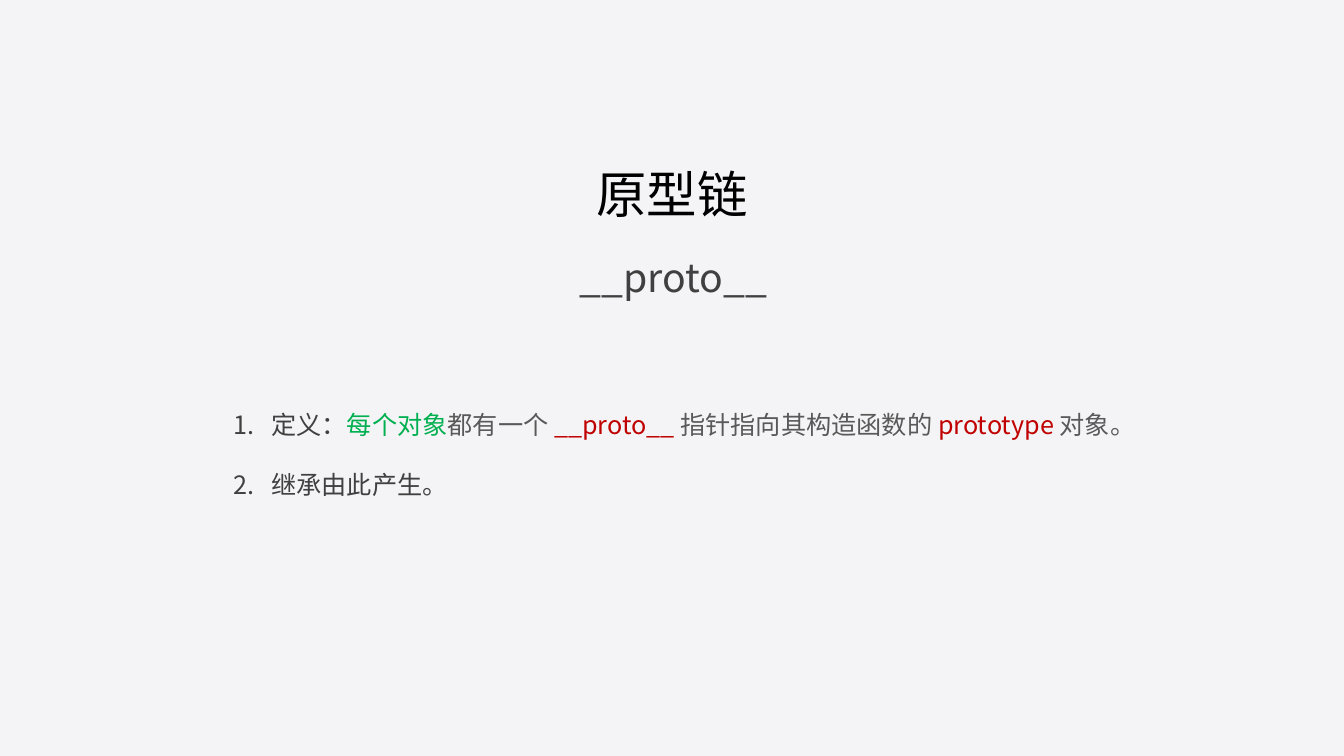
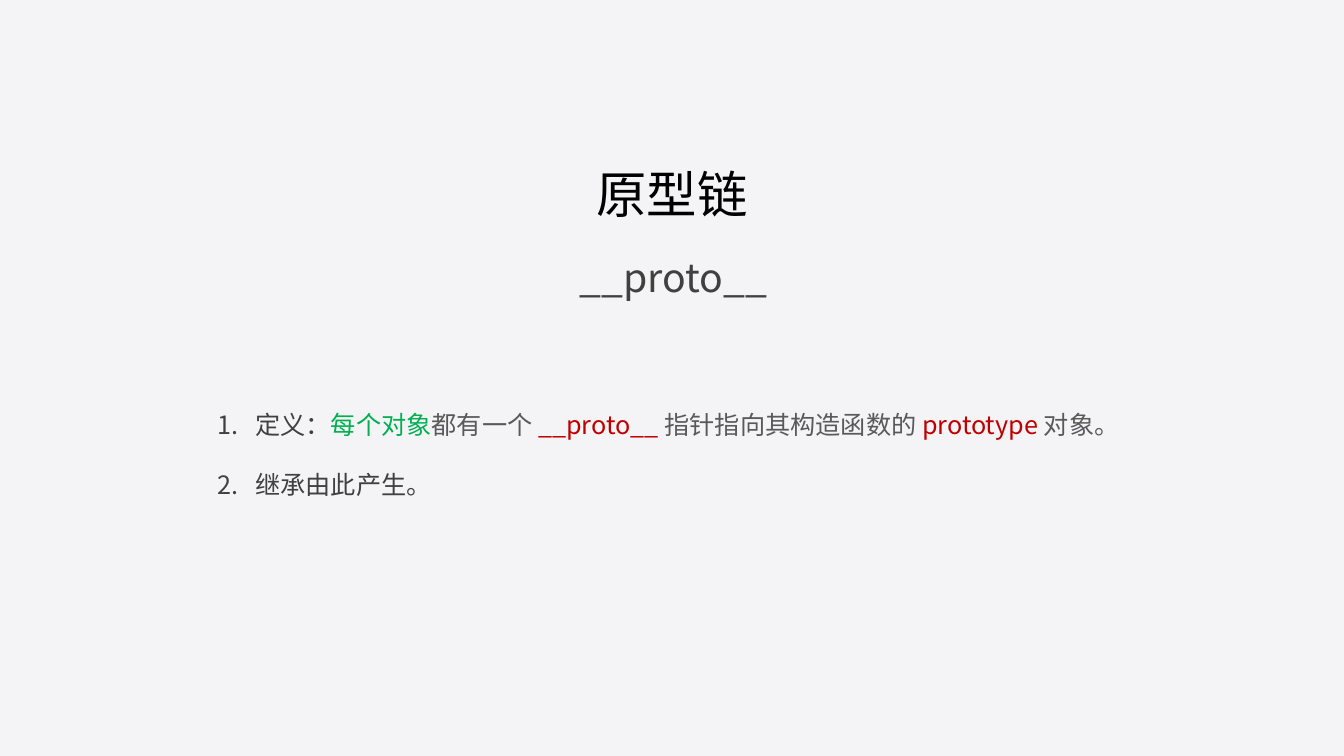
Before and after one commit to liuweiGL/share, a slide deck: slide 22 of ppt/JavaScript基础一.pptx. Drawn at 1344x756 pixels with LibreOffice and Linux fonts; fonts in the diff are those of the drawing. Boxes give left, top, right and bottom in pixels: in the first picture for what was removed or moved away, otherwise in the second. Text is boxed around its words. In the diff, an @@ line names an element or a change of style, - is before the commit and + after.

```diff
--- a/ppt/JavaScript基础一.pptx
+++ b/ppt/JavaScript基础一.pptx
@@ text "定义：每个对象都有一个 __proto__ 指针指向其构造函数的 prototype 对象。" moved from (x1=271, y1=412, x2=1136, y2=496) to (x1=255, y1=412, x2=1120, y2=496) @@
```
Also in this commit, not shown: 1 other slide changed, 6 slides added, 3 other files.
